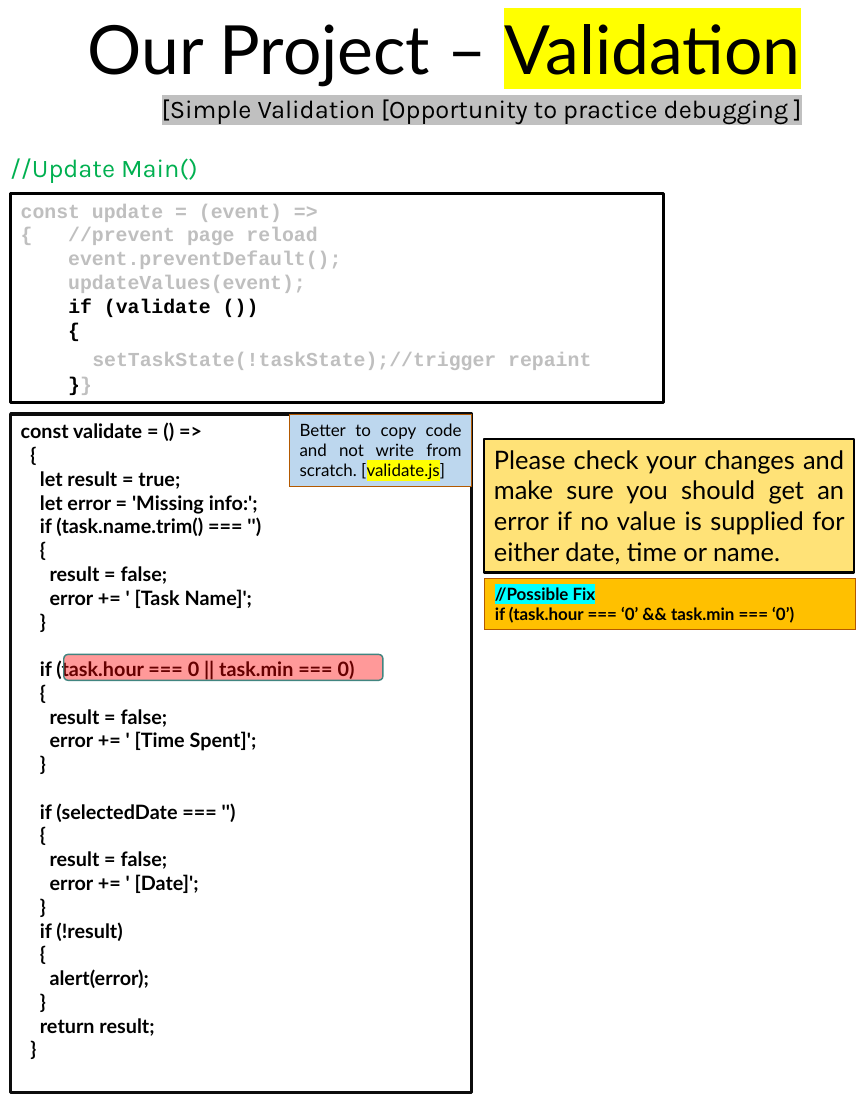
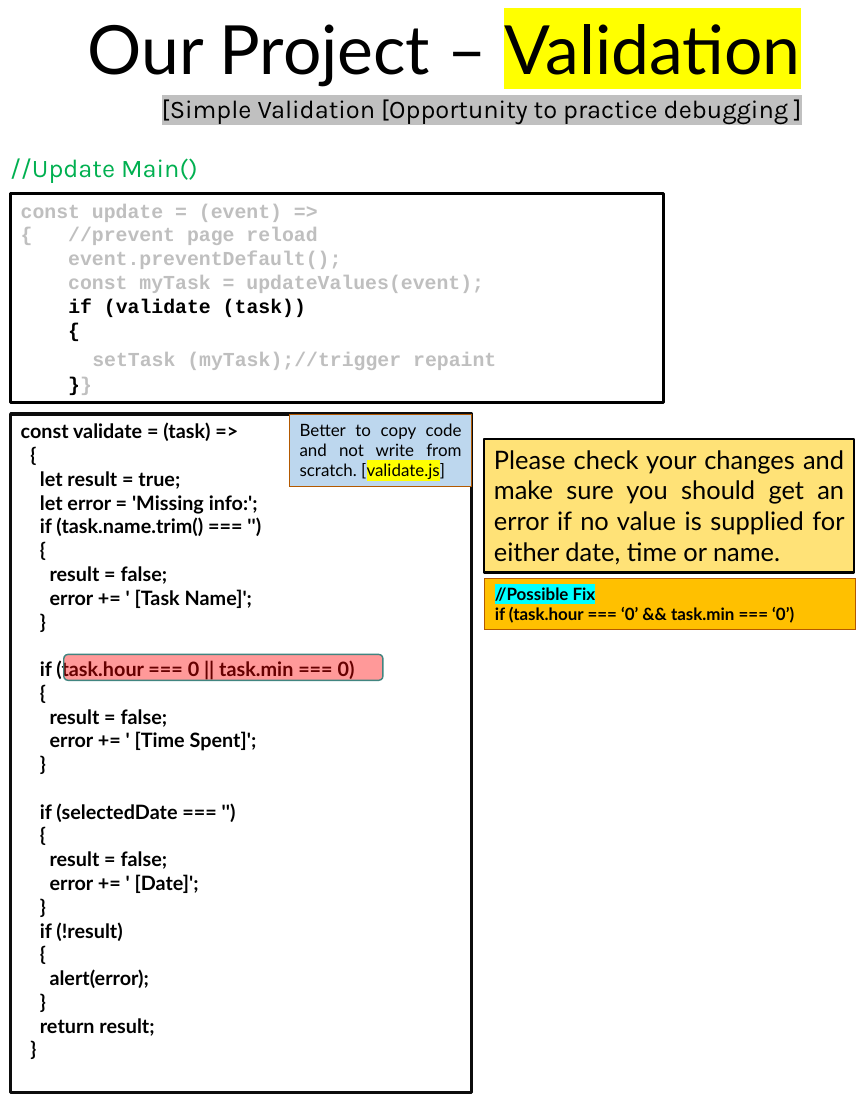
Before and after one commit to scorpion0511/mytracker, a slide deck: slide 47 of doc/React.pptx (slide 43 before the commit). Drawn at 865x1120 pixels with LibreOffice and Linux fonts; fonts in the diff are those of the drawing. Boxes give left, top, right and bottom in pixels: in the first picture for what was removed or moved away, otherwise in the second. Text is boxed around its words. In the diff, an @@ line names an element or a change of style, - is before the commit and + after.

```diff
--- a/doc/React.pptx
+++ b/doc/React.pptx
@@ text in rectangle at [68,275,484,317]: text changed @@
-updateValues(event);
-if (validate ())
+const myTask = updateValues(event);
+if (validate (task))
@@ text in rectangle at [92,352,496,370]: text changed @@
-setTaskState(!taskState);//trigger repaint
+setTask (myTask);//trigger repaint
@@ text in rectangle at [21,422,210,441]: text changed @@
-const validate = () =>
+const validate = (task) =>
```
Also in this commit, not shown: 24 other slides changed, 4 slides added.
